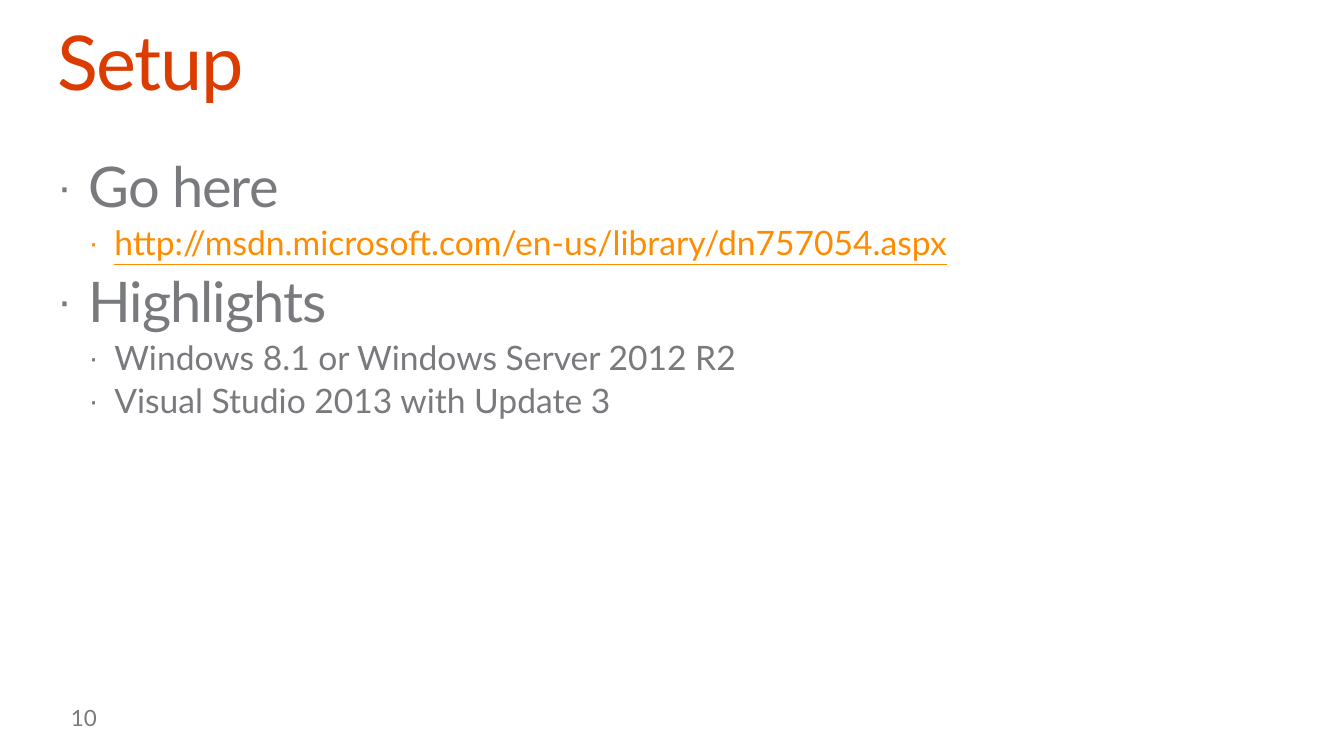
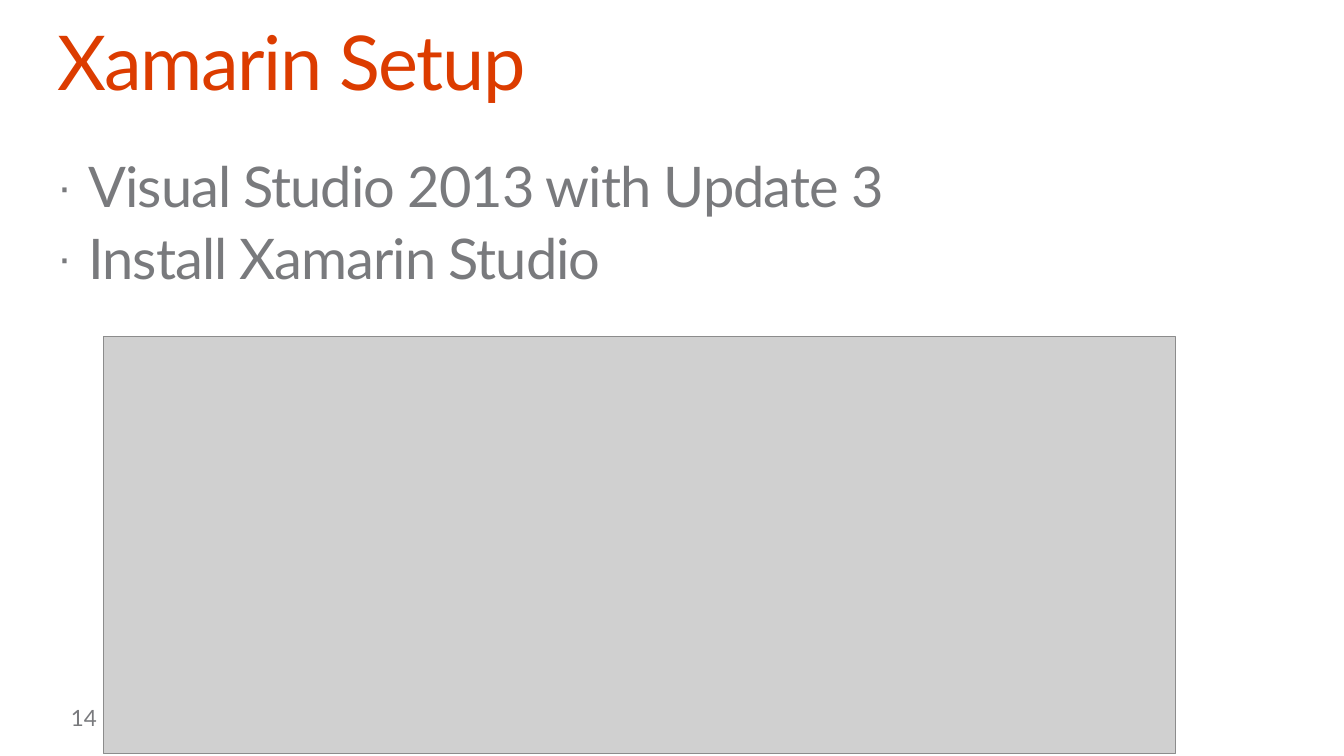
Before and after one commit to OfficeDev/TrainingContent, a slide deck: slide 14 of O3654-6 Deep dive into native Xamarin Development with Office 365 APIs/O3654-6 Deep dive into native Xamarin Development with Office 365 APIs.pptx (slide 10 before the commit). Drawn at 1344x756 pixels with LibreOffice and Linux fonts; fonts in the diff are those of the drawing; grey boxes stand for pictures; background and template pictures are left out. Boxes give left, top, right and bottom in pixels: in the first picture for what was removed or moved away, otherwise in the second. Text is boxed around its words. In the diff, an @@ line names an element or a change of style, - is before the commit and + after.

Commit message:
Xamarin Deck

```diff
--- a/O3654-6 Deep dive into native Xamarin Development with Office 365 APIs/O3654-6 Deep dive into native Xamarin Development with Office 365 APIs.pptx
+++ b/O3654-6 Deep dive into native Xamarin Development with Office 365 APIs/O3654-6 Deep dive into native Xamarin Development with Office 365 APIs.pptx
@@ title at (57,35,525,103): text changed @@
-Setup
+Xamarin Setup
@@ text at (89,166,946,370): paragraphs removed @@
-· Go here
-  · http://msdn.microsoft.com/en-us/library/dn757054.aspx
-· Highlights
-  · Windows 8.1 or Windows Server 2012 R2
@@ text at (89,166,883,217): size 24 to 40 pt, letter spacing 0 to -0.7 pt in "Visual Studio 2013 with Update 3"; list level 2 to 1 in "Visual Studio 2013 with Update ..." @@
@@ text at (89,238,601,280): paragraph added @@
+· Install Xamarin Studio
@@ picture added at (103,337,1175,754) @@
@@ page number at (71,710,97,726): text changed @@
-10
+14
```
Also in this commit, not shown: 7 other slides changed, 26 slides added, 31 slides removed.
